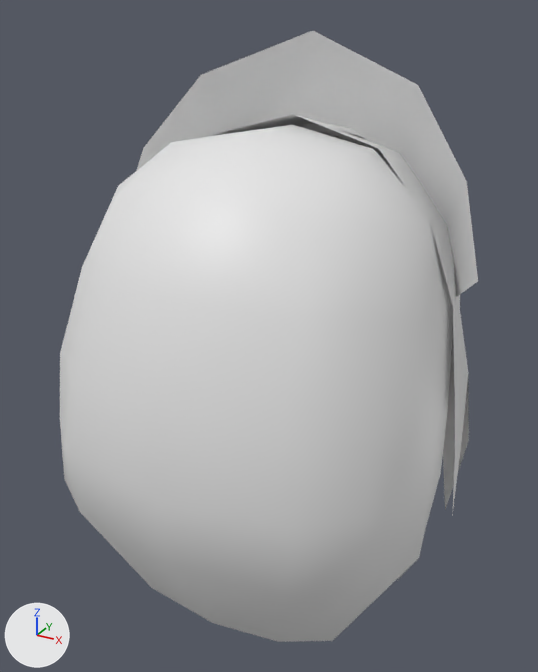
An edit to the glTF model assets/Converted Models/HairStyle/Human Female/Mage female hair 39.glb, drawn before and after from the same camera.
The view is the same before and after, from a 50 mm camera at (0.145, -0.267, 0.193) aimed at (-0.001, -0.001, 0.06). Lighting does not change. The marker at lower left points along +X, +Y and +Z. The first picture is the older version.
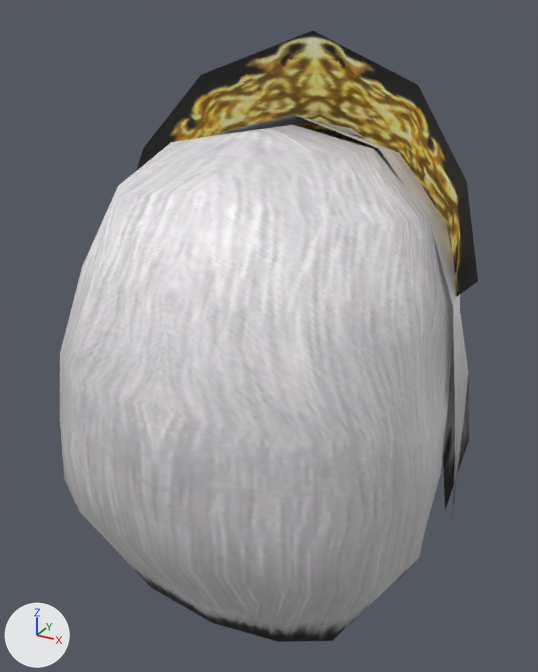
Boxes [x1, y1, x2, y2] around the edits, measured in the pictures (538 x 672 px):
'Object67_0', recoloured
    both: [60, 114, 469, 642]
'Object67_1', recoloured (white to yellow)
    both: [136, 31, 478, 297]

The change, as a diff of the scene's bpy script:
```diff
--- a/assets/Converted Models/HairStyle/Human Female/Mage female hair 39.glb.py
+++ b/assets/Converted Models/HairStyle/Human Female/Mage female hair 39.glb.py
@@ img_tex_6960625011649863546_dds @@
+img_tex_6960625011649863546_dds = load_image('tex_6960625011649863546.dds', '_unpacked/tex_6960625011649863546.dds', 512, 512, 'sRGB')
@@ img_tex_6055092352253804169_dds @@
+img_tex_6055092352253804169_dds = load_image('tex_6055092352253804169.dds', '_unpacked/tex_6055092352253804169.dds', 512, 512, 'sRGB')
@@ mat_object67_1_mat @@
+mat_object67_1_mat = principled_material('Object67_1_mat')
+mat_object67_1_mat.texture = img_tex_6960625011649863546_dds
@@ mat_object67_0_mat @@
+mat_object67_0_mat = principled_material('Object67_0_mat')
+mat_object67_0_mat.texture = img_tex_6055092352253804169_dds
@@ me_object67_0 @@
 me_object67_0.from_pydata(...)  # 191 vertices, 250 faces; spans x -0.087..0.087, y -0.09..0.092, z -0.06..0.153
+me_object67_0.materials.append(mat_object67_0_mat)  # picture img_tex_6055092352253804169_dds
@@ me_object67_1 @@
 me_object67_1.from_pydata(...)  # 14 vertices, 12 faces; spans x -0.086..0.086, y 0.005..0.046, z 0.084..0.185
+me_object67_1.materials.append(mat_object67_1_mat)  # picture img_tex_6960625011649863546_dds
```
